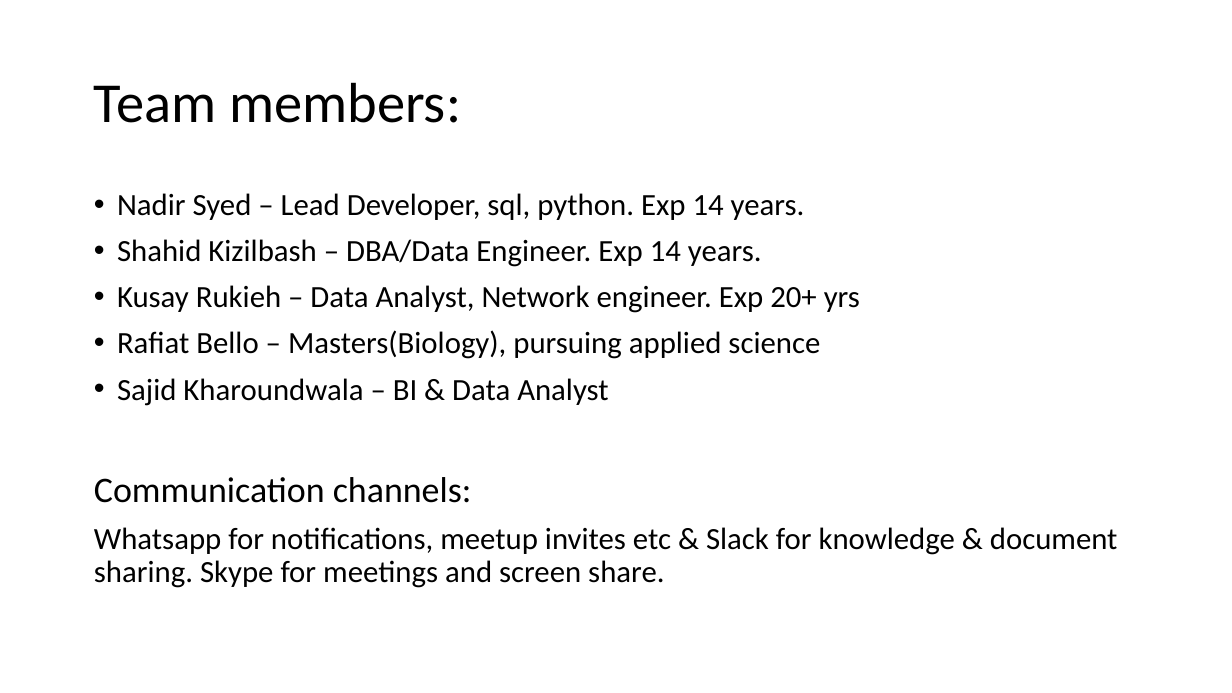
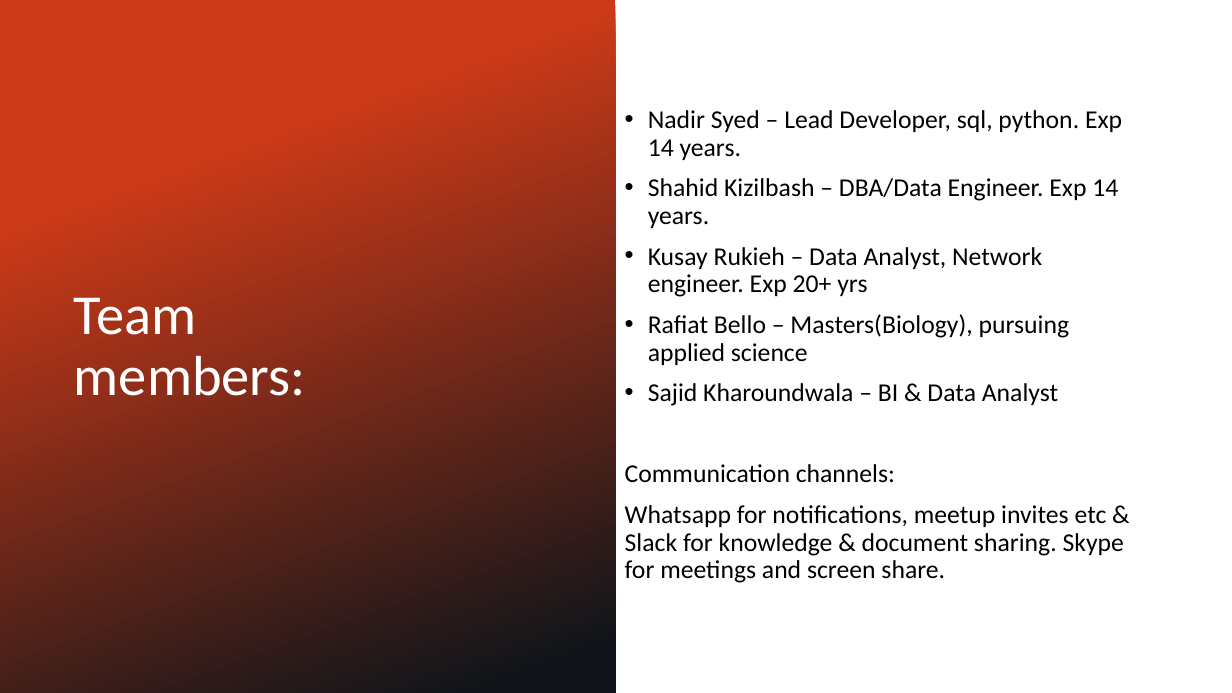
Before and after one commit to SyedNadir/freemium-ab-testing, a slide deck: slide 2 of documents/presentation/Final Presentation.pptx. Drawn at 1232x693 pixels with LibreOffice and Linux fonts; fonts in the diff are those of the drawing; background and template pictures are left out. Boxes give left, top, right and bottom in pixels: in the first picture for what was removed or moved away, otherwise in the second. Text is boxed around its words. In the diff, an @@ line names an element or a change of style, - is before the commit and + after.

```diff
--- a/documents/presentation/Final Presentation.pptx
+++ b/documents/presentation/Final Presentation.pptx
@@ rectangle added at box(0, 0, 616, 693), fill gradient #CC3B18 to #11151A @@
@@ text "Nadir Syed – Lead Developer, ...": place and size @@
-text "Nadir Syed – Lead Developer, ..." at box(94, 193, 1118, 588)
+text "Nadir Syed – Lead Developer, ..." at box(625, 110, 1124, 583)
@@ text "Nadir Syed – Lead Developer, ..." at box(625, 110, 1124, 583): size 24 to 20 pt; size 28 to 20 pt in "Communication channels:"; vertical alignment top to middle @@
@@ title "Team members:": place and size @@
-title "Team members:" at box(94, 82, 461, 123)
+title "Team members:" at box(74, 297, 306, 396)
@@ title "Team members:" at box(74, 297, 306, 396): text colour #000000 to #FFFFFF @@
```
Also in this commit, not shown: 19 other slides changed, 1 slide added.
